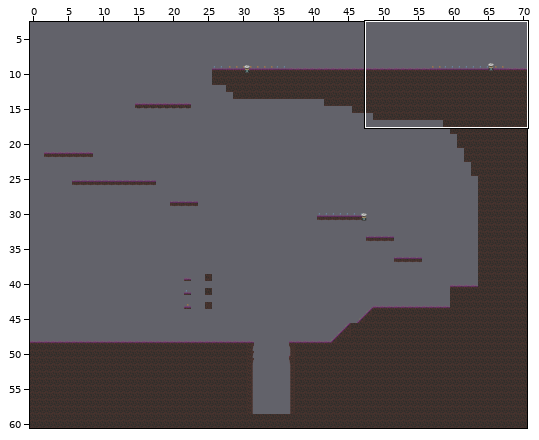
Tiled map, stored at venariStrigas/Assets/FirstAreaD.tmx. The picture above shows the old version from afar; the outline marks the close-up.
Close-up. Before:
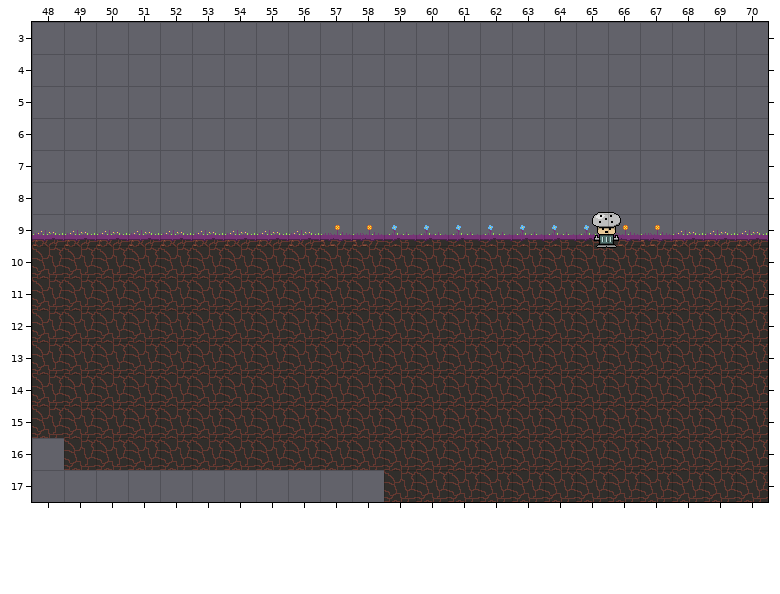
Cells are 32x32 px. Shown: x 48..70, y 3..17. The commit also changed other parts of the map, which this record leaves out.
Once edited:
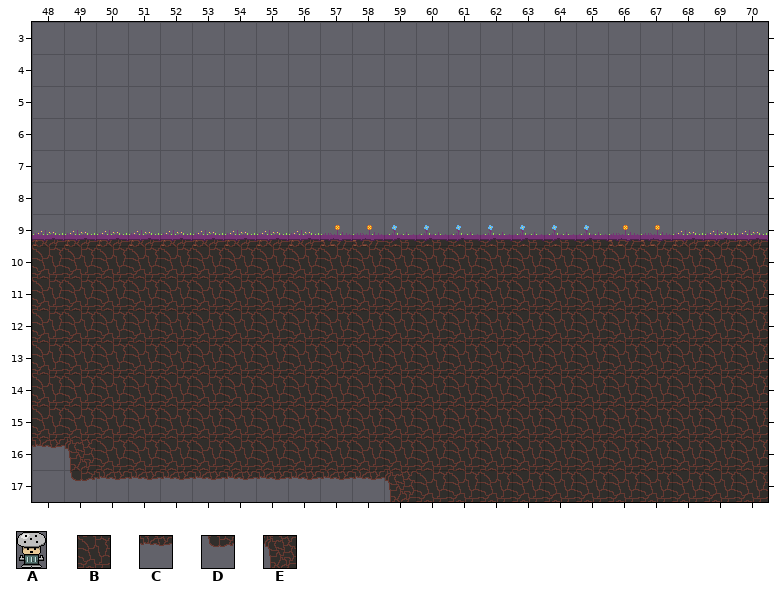
Key: from "images": A 0 "salt"; from "level1b": B 37, C 64, D 72, E 124.
_ is an empty cell, . an unchanged one.
Objects are placed by their top-left corner, in cells (3,4 is the top-left corner of cell 3,4); size is 1x1 cell unless given.
What changed:
--- layer "Capa de patrones 1"
@@ x 48..59 @@
-16 _B..........
-17 .__________B
+16 CE..........
+17 .DCCCCCCCCCE
--- layer "Capa de Objetos 1"
-A "salt" at 65.5,8.9 size 0.9x1.1
Pixel boxes of the changes (left, top, right, bottom) in both close-ups:
removed: (592, 212, 621, 248)
changed: (32, 438, 416, 502)
